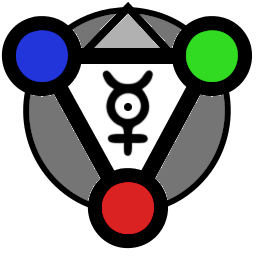
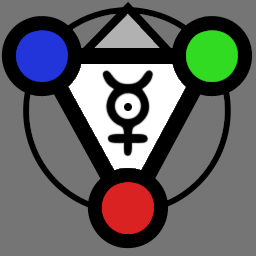
Layer changes from the first 256px x 256px image to the second:
added layer "background" over [0, 0, 256, 256]
